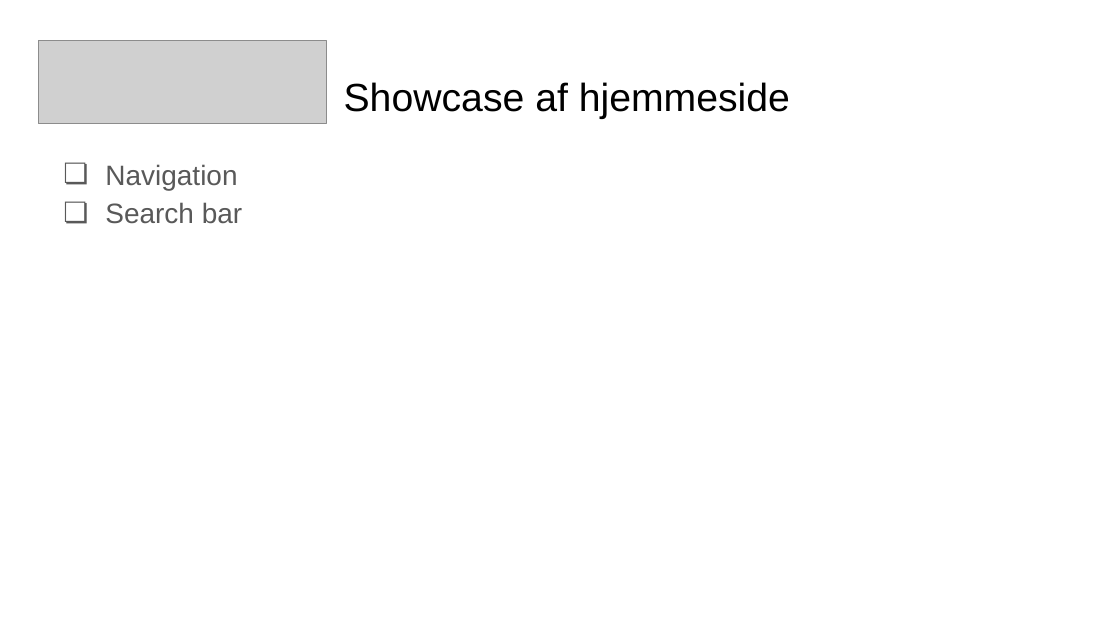
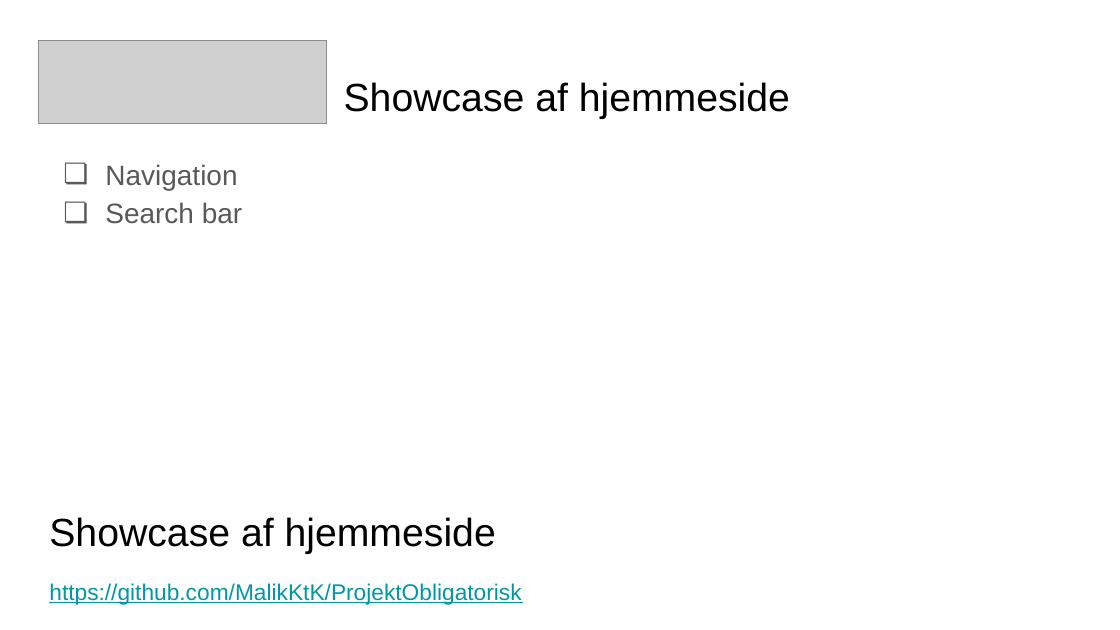
Before and after one commit to MalikKtK/ProjektObligatorisk, a slide deck: slide 6 of diagrams/Obligatorisk projekt.pptx. Drawn at 1120x630 pixels with LibreOffice and Linux fonts; fonts in the diff are those of the drawing; grey boxes stand for pictures. Boxes give left, top, right and bottom in pixels: in the first picture for what was removed or moved away, otherwise in the second. Text is boxed around its words. In the diff, an @@ line names an element or a change of style, - is before the commit and + after.

Commit message:
update

```diff
--- a/diagrams/Obligatorisk projekt.pptx
+++ b/diagrams/Obligatorisk projekt.pptx
@@ title added at [49, 517, 496, 554], 25.2 pt, text #000000 @@
+Showcase af hjemmeside
@@ title added at [49, 583, 521, 605], 14.6 pt, text #0097A7, underline @@
+https://github.com/MalikKtK/ProjektObligatorisk
```
